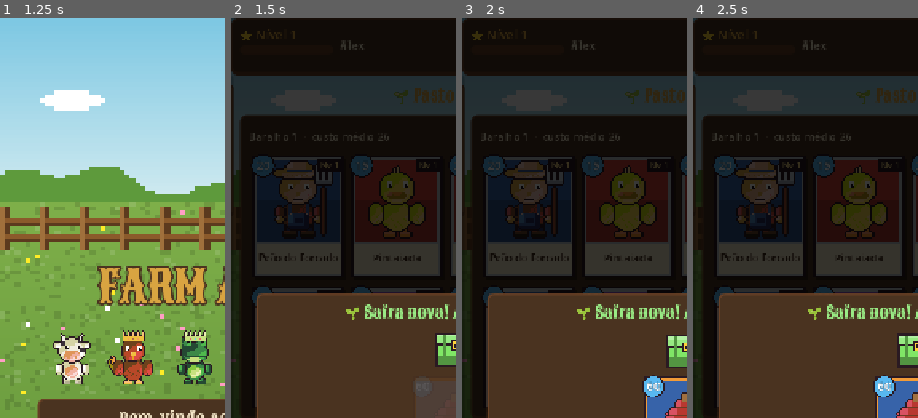
Above: before the commit, frames 1-4 (left to right).
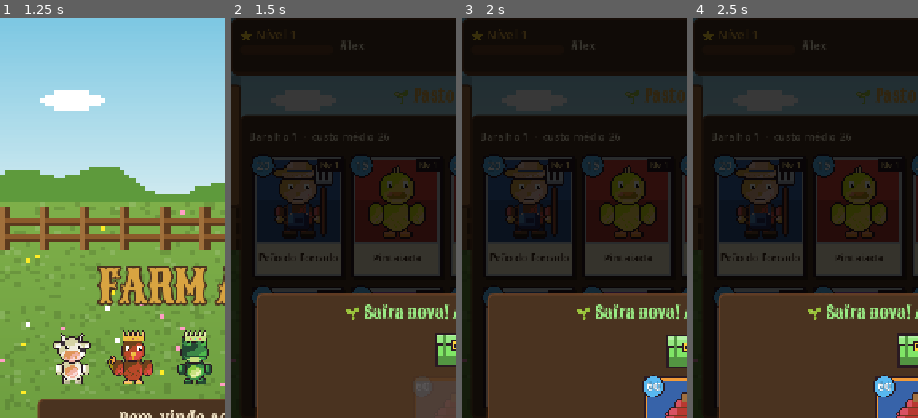
Above: after the commit, the same moments.

Repository: Generadevde/farmarena
Game: Godot game, scene res://Scenes/profile_setup.tscn
The game is run twice, just before and just after one commit, with the same random seed, the same clock (stepped at 60 frames per second) and the same inputs. The engine's default icon, where the game draws it, is replaced by a stand-in: a white triangle on a blue panel in a dark square.
Inputs (mouse positions are % of the whole screen's width and height, from its top left):
- Up to frame 1 (1.25 s): click (50, 58) at 0.52 s; type "Alex" at 0.6 s
- Up to frame 2 (1.5 s): click "Criar e jogar" at 1.25 s
- Up to frame 3 (2 s): no input
- Up to frame 4 (2.5 s): click "1" at 2 s
The pictures show only the part of the screen within x 0-50%, y 0-50%; the shares and areas given below are measured in that part.

Frame 1 is identical in both runs. In frame 2, 0.6% of the frame differs, in the area x 0-5%, y 16-40%; in frame 3, 0.6%; in frame 4, 0.6%.

Commit message:
Coleção: cada carta num quadro com fundo, dados legíveis
Co-Authored-By: Claude Fable 5.2 <noreply@anthropic.com>
Claude-Session: https://claude.ai/code/session_01F2c9wwKpd4XWAaAeM55Dzi

Diff:
--- a/Scripts/hub.gd
+++ b/Scripts/hub.gd
@@ -665,7 +665,7 @@
 		v.tapped.connect(_on_collection_tapped)
 	row.add_child(v)
 	var side = VBoxContainer.new()
-	side.custom_minimum_size.x = 172
+	side.custom_minimum_size.x = 150
 	side.add_theme_constant_override("separation", 2)
 	row.add_child(side)
 	var f = ThemeDB.fallback_font
@@ -705,7 +705,9 @@
 	info.custom_minimum_size.y = 40
 	info.size_flags_vertical = Control.SIZE_SHRINK_END | Control.SIZE_EXPAND
 	side.add_child(info)
-	return row
+	var frame = PanelContainer.new()  # fundo escuro: os dados ficam legíveis em cima do gramado
+	frame.add_child(row)
+	return frame
 
 
 var _place_bar: Control
